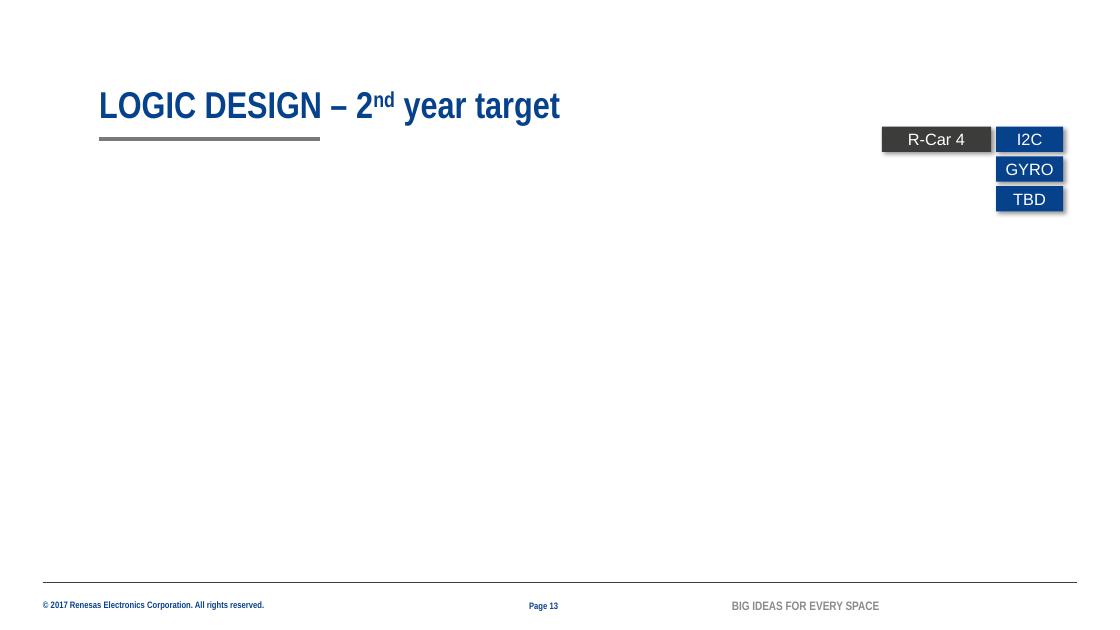
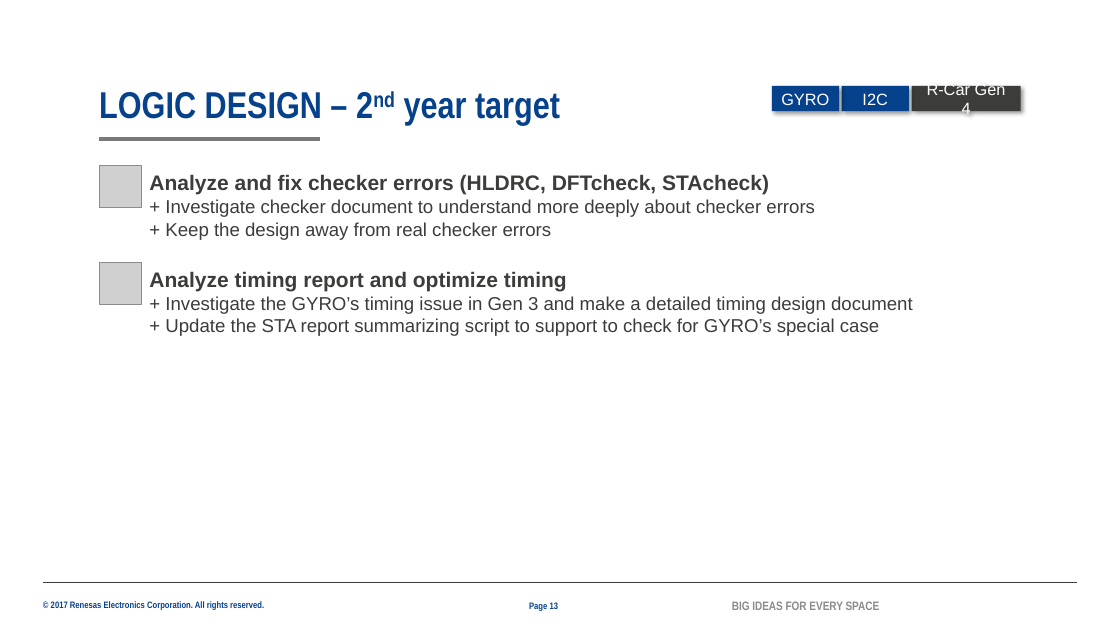
Before and after one commit to lesyhau/bridge, a slide deck: slide 13 of 2082_HauSyLe_PER_MentorMentee_26G.pptx. Drawn at 1120x630 pixels with LibreOffice and Linux fonts; fonts in the diff are those of the drawing; grey boxes stand for pictures; background and template pictures are left out. Boxes give left, top, right and bottom in pixels: in the first picture for what was removed or moved away, otherwise in the second. Text is boxed around its words. In the diff, an @@ line names an element or a change of style, - is before the commit and + after.

```diff
--- a/2082_HauSyLe_PER_MentorMentee_26G.pptx
+++ b/2082_HauSyLe_PER_MentorMentee_26G.pptx
@@ mirrored in 3 elements at [912,86,1021,111], [842,86,909,111], [772,86,839,111] @@
@@ rectangle "GYRO": place and size @@
-rectangle "GYRO" at [996,156,1064,181]
+rectangle "GYRO" at [772,86,839,111]
@@ rectangle "I2C": place and size @@
-rectangle "I2C" at [996,127,1064,152]
+rectangle "I2C" at [842,86,909,111]
@@ rectangle "R-Car Gen 4": place and size @@
-rectangle "R-Car Gen 4" at [882,127,991,152]
+rectangle "R-Car Gen 4" at [912,86,1021,111]
@@ text in rectangle at [927,81,1006,118]: text changed @@
-R-Car 4
+R-Car Gen 4
@@ picture added at [99,166,141,208] @@
@@ text added at [149,174,815,240], 16 pt, text #3C3C3B @@
+Analyze and fix checker errors (HLDRC, DFTcheck, STAcheck)
++ Investigate checker document to understand more deeply about checker errors
++ Keep the design away from real checker errors
@@ rectangle removed at [996,187,1064,212] @@
-TBD
@@ picture added at [99,263,141,305] @@
@@ text added at [149,271,913,336], 16 pt, text #3C3C3B @@
+Analyze timing report and optimize timing
++ Investigate the GYRO’s timing issue in Gen 3 and make a detailed timing design document
++ Update the STA report summarizing script to support to check for GYRO’s special case
```
Also in this commit, not shown: 6 other slides changed, 1 slide added.
